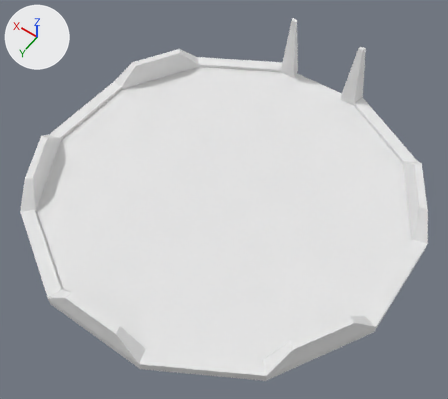
Two versions of the glTF model public/Models/Machine_Base.glb, one commit apart.
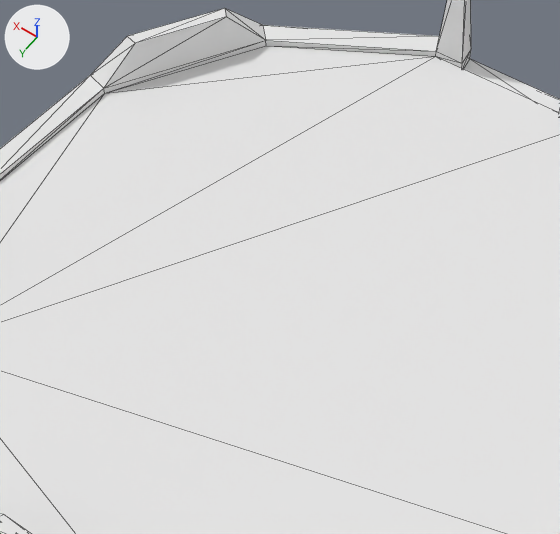
The first picture shows the older version from a 50 mm lens placed at (-71.3, 305.4, 153.1), pointed at (-4.3, 211.5, 5.7). The close-ups show both versions on the part from 16% to 76% of the width and 11% to 76% of the height of that picture. Every picture has the same lights, and +X, +Y and +Z are marked at upper left. The close-ups show mesh edges as thin lines. Where no turn or scale is listed for an object, it has been applied to the vertices. Vertices at the same position are counted once.

The scene before the commit, as lines of its bpy script (objects in view):
```python
me_cylinder_009 = bpy.data.meshes.new('Cylinder.009')
me_cylinder_009.from_pydata(...)  # 98 vertices, 192 faces; spans x -60.6..60.6, y 144.2..265.5, z -0.4..24.1
me_cylinder_009.materials.append(mat_machine_base)  # white #e7e7e7
ob_machinebase = bpy.data.objects.new('MachineBase', me_cylinder_009)
ob_machinebase.location = (0.0, 0.0, 0.0)
```
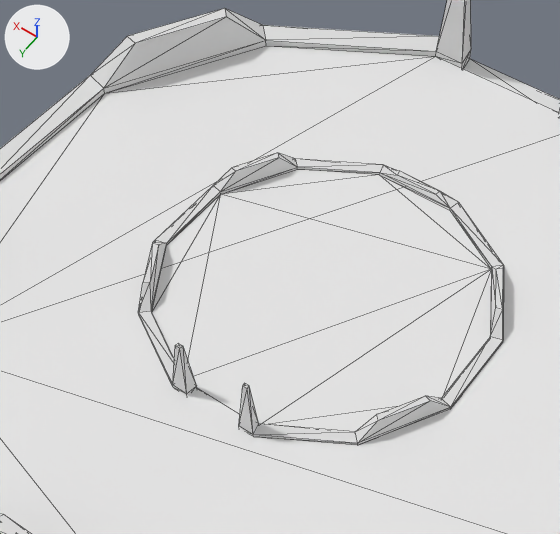
What differs and where, as boxes [x1, y1, x2, y2] in the close-ups (560 x 534 px):
```json
{"part": 1, "of": "me_cylinder_009", "change": "added", "after": [138, 153, 504, 445]}
```

Edits to the scene script, one JSON object a line:
```json
{"op": "add", "block": "mat_machine_metal", "code": ["mat_machine_metal = principled_material('Machine metal')", "mat_machine_metal.base_color = (0.8, 0.8, 0.8)  # white #e7e7e7", "mat_machine_metal.metallic = 0.312", "mat_machine_metal.roughness = 1.0"]}
{"block": "me_cylinder_009", "where": "# used by ob_machinebase; location = (0.0, 0.0, 0.0)"}
{"op": "remove", "block": "me_cylinder_009", "code": "me_cylinder_009.from_pydata(...)  # 98 vertices, 192 faces; spans x -60.6..60.6, y 144.2..265.5, z -0.4..24.1"}
{"op": "add", "block": "me_cylinder_009", "code": "me_cylinder_009.from_pydata(...)  # 196 vertices, 384 faces; spans x -60.6..60.6, y 144.2..265.5, z -0.4..24.1"}
{"block": "me_cylinder_009", "change": "me_cylinder_009 part 1: a new loose piece of 98 vertices spanning x -26.9..27.3, y 176.6..230.8, z 0.6..11.6, in mat_machine_metal (white #e7e7e7)"}
{"op": "add", "block": "me_cylinder_009", "code": "me_cylinder_009.materials.append(mat_machine_metal)  # white #e7e7e7"}
```
